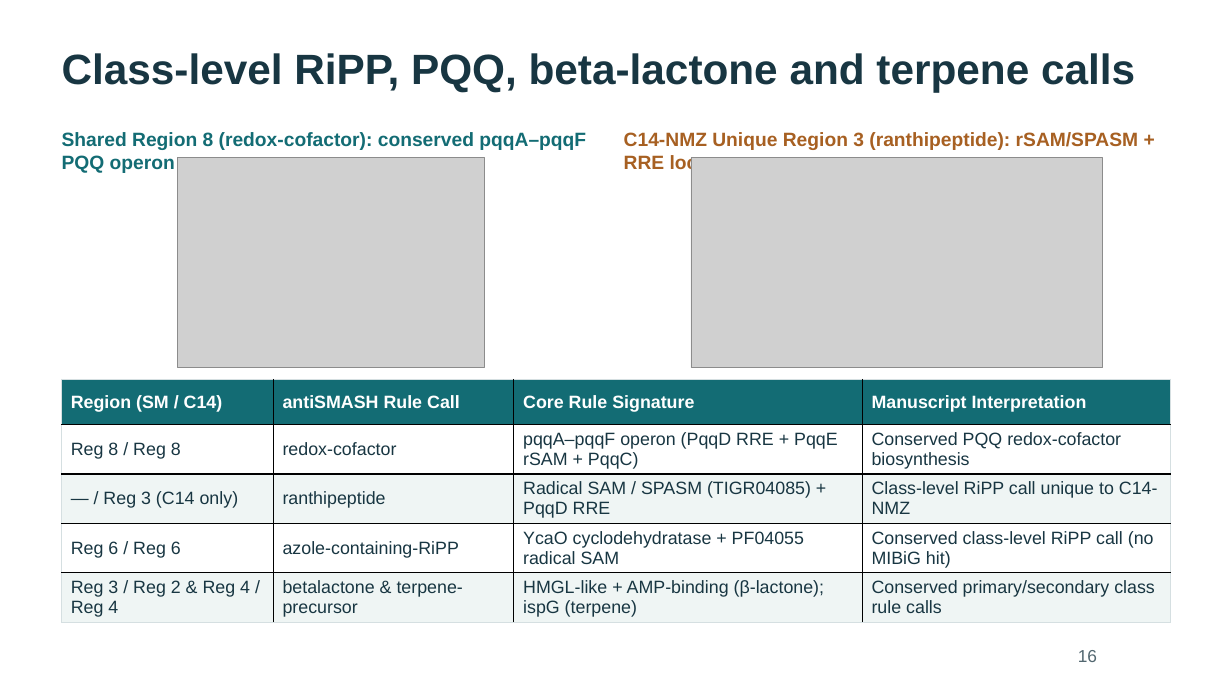
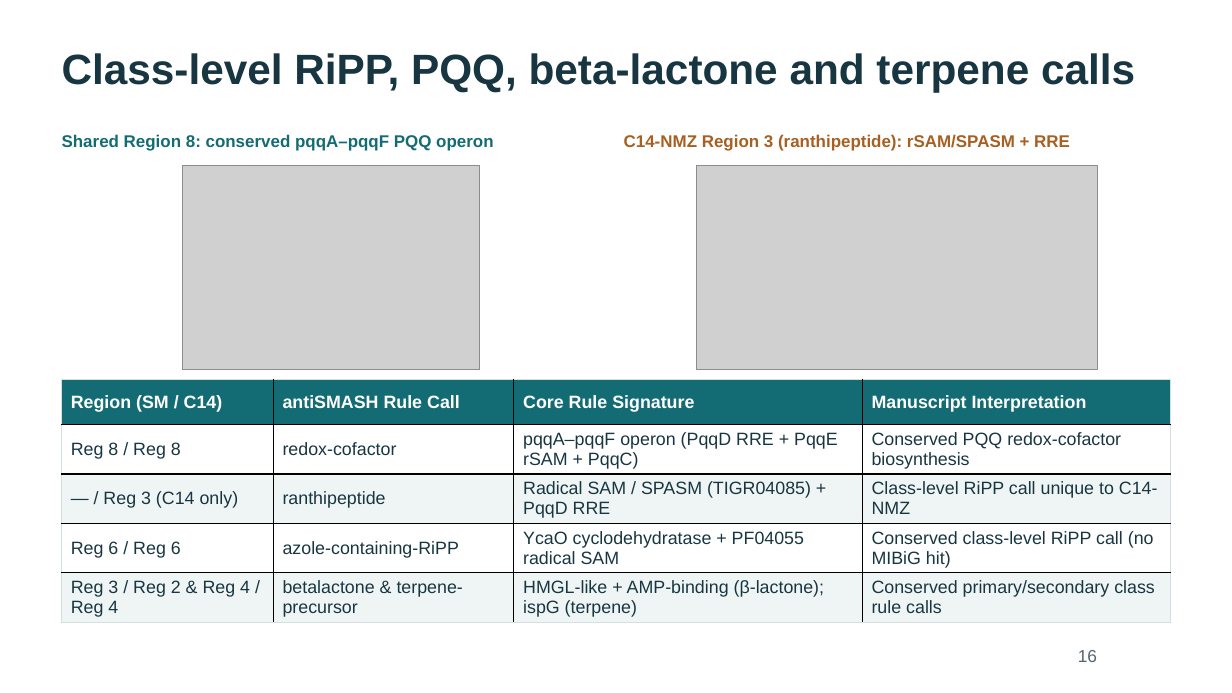
Before and after one commit to WhyAdr/sm-manu, a slide deck: slide 16 of explainer/NMZ-Serratia-genomics-explainer-2026-10-20.pptx. Drawn at 1232x693 pixels with LibreOffice and Linux fonts; fonts in the diff are those of the drawing; grey boxes stand for pictures. Boxes give left, top, right and bottom in pixels: in the first picture for what was removed or moved away, otherwise in the second. Text is boxed around its words. In the diff, an @@ line names an element or a change of style, - is before the commit and + after.

Commit message:
Fix text wrapping on explainer slides 9, 11-16; sync slide titles in docs; rebuild 40-slide deck and PDFs

```diff
--- a/explainer/NMZ-Serratia-genomics-explainer-2026-10-20.pptx
+++ b/explainer/NMZ-Serratia-genomics-explainer-2026-10-20.pptx
@@ text at (62,134,493,151): text changed; size 15 to 13.1 pt @@
-Shared Region 8 (redox-cofactor): conserved pqqA–pqqF PQQ operon
+Shared Region 8: conserved pqqA–pqqF PQQ operon
@@ text at (624,134,1070,151): text changed; size 15 to 13.1 pt @@
-C14-NMZ Unique Region 3 (ranthipeptide): rSAM/SPASM + RRE locus
+C14-NMZ Region 3 (ranthipeptide): rSAM/SPASM + RRE
@@ picture: place and size @@
-picture at (178,158,484,368)
+picture at (182,165,480,370)
@@ picture: place and size @@
-picture at (691,158,1104,368)
+picture at (697,165,1098,370)
```
Also in this commit, not shown: 6 other slides changed, 5 other files.
